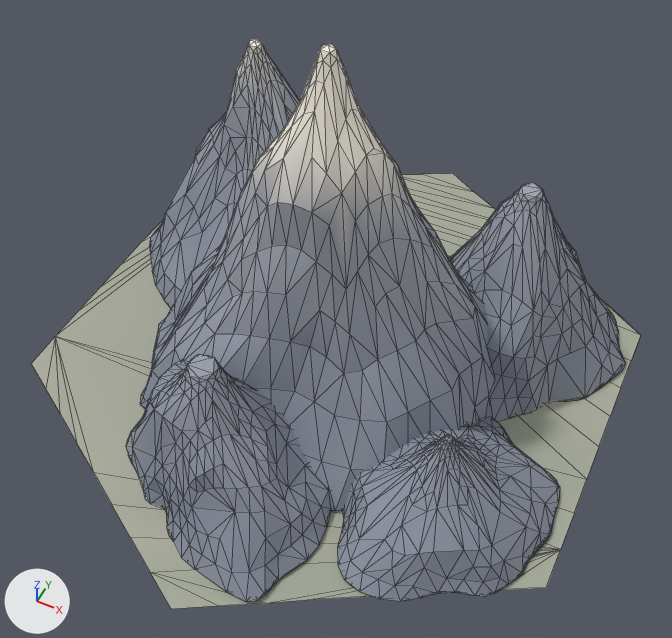
A saved change to the glTF model apps/client/public/assets/slice/terrain_mountains.glb.
One viewpoint serves both versions: a 50 mm camera at (0.763, -1.552, 2.283) aimed at (0.076, -0.176, 0.564). The axes (+X, +Y, +Z) are drawn at lower left. The lights are the same throughout. The first picture is the older version. Mesh edges are drawn as thin lines.

Names of what the first picture shows: 'mountains_ground', 'mountains_massif'.
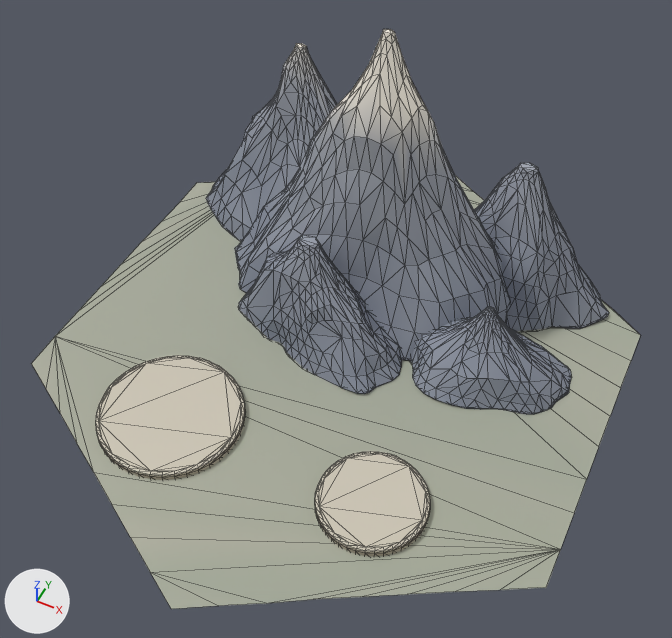
Patch to the scene script:
```diff
--- a/apps/client/public/assets/slice/terrain_mountains.glb.py
+++ b/apps/client/public/assets/slice/terrain_mountains.glb.py
@@ mat_building @@
+mat_building = bpy.data.materials.new('building')
+mat_building.use_nodes = True; mat_building.node_tree.nodes.clear()
+_N = mat_building.node_tree.nodes; _L = mat_building.node_tree.links
+n0 = _N.new('ShaderNodeBsdfPrincipled'); n0.name = 'Principled BSDF'
+n0.inputs[2].default_value = 0.65  # 'Roughness'
+n1 = _N.new('ShaderNodeOutputMaterial'); n1.name = 'Material Output'
+n2 = _N.new('ShaderNodeVertexColor'); n2.name = 'Color Attribute'
+_L.new(n0.outputs[0], n1.inputs[0])  # 'BSDF' to 'Surface'
+_L.new(n2.outputs[0], n0.inputs[0])  # 'Color' to 'Base Color'
@@ me_pad_robber_mountains @@
+me_pad_robber_mountains.from_pydata(...)  # 160 vertices, 316 faces; spans x -0.145..0.145, y -0.145..0.145, z -0.022..0.022
+me_pad_robber_mountains.materials.append(mat_building)
@@ me_pad_token_mountains @@
+me_pad_token_mountains.from_pydata(...)  # 160 vertices, 316 faces; spans x -0.2..0.2, y -0.2..0.2, z -0.022..0.022
+me_pad_token_mountains.materials.append(mat_building)
@@ ob_mountains_massif @@
 ob_mountains_massif = bpy.data.objects.new('mountains_massif', me_mountains_massif)
-ob_mountains_massif.location = (0.02, -0.1, 0.22)
+ob_mountains_massif.location = (0.0, 0.25, 0.22)
+ob_mountains_massif.scale = (0.9, 0.55, 0.85)
@@ ob_pad_robber_mountains @@
+ob_pad_robber_mountains = bpy.data.objects.new('pad_robber_mountains', me_pad_robber_mountains)
+ob_pad_robber_mountains.location = (0.3, -0.42, 0.223)
@@ ob_pad_token_mountains @@
+ob_pad_token_mountains = bpy.data.objects.new('pad_token_mountains', me_pad_token_mountains)
+ob_pad_token_mountains.location = (-0.3, -0.42, 0.223)
```

Location of each change, (x1, y1, x2, y2) in pixels of the pictures (672 x 638 px):
'mountains_massif', moved, rescaled (19% narrower, 32% shorter)
    before: (126, 39, 626, 602)
    after: (206, 29, 609, 414)
'pad_token_mountains', added
    after: (96, 355, 245, 480)
'pad_robber_mountains', added
    after: (315, 451, 430, 557)
'mountains_ground', unchanged, uncovered by the edit
    before: (31, 174, 640, 609)
    after: (31, 175, 640, 609)
